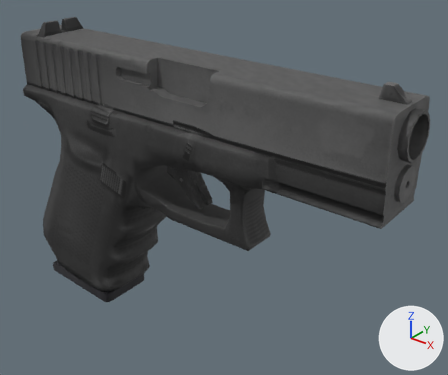
The OBJ model FPS/FPS/Assets/Weapons/pistol/pistol_000031.obj, before and after one commit.
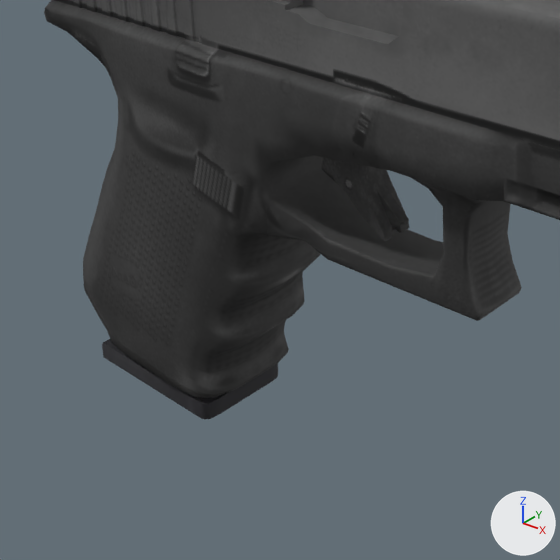
There are two pictures of each version: one whole from a 50 mm lens placed at (0.649, -0.707, 0.484), pointed at (0.026, 0.072, 0.001), one close up on the part from 0% to 65% of the width and 23% to 100% of the height. Every picture has the same lights, and +X, +Y and +Z are marked at lower right. Where no turn or scale is listed for an object, it has been applied to the vertices.
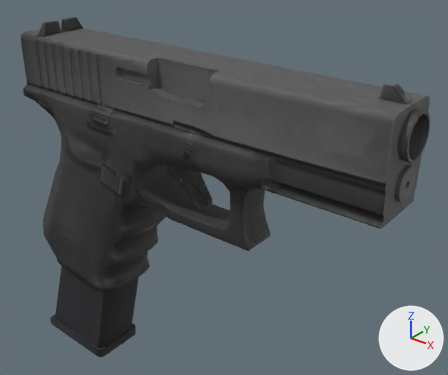
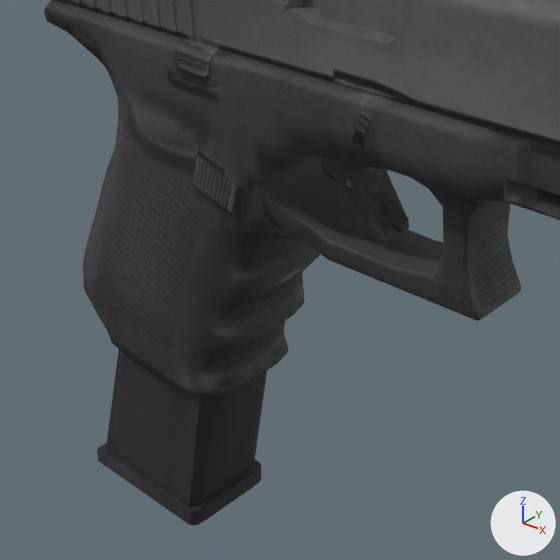
The newer file is also rescaled (x0.829), turned or shifted as a whole; pictures and numbers use the older file's frame.

Changed parts and their boxes (x1, y1, x2, y2) in the close-ups (560 x 560 px):
'Object003', mesh moved
    before: (102, 339, 278, 419)
    after: (97, 350, 267, 526)

The change in detail:
me_object003 has 114 vertices, 122 faces and spans x -0.34..-0.072, y -0.057..0.053, z -0.268..0.145.
me_object003 is used by ob_object003; location (0.0, 0.0, 0.0).
me_object003 part 1: the whole mesh is moved by (-0.041, 0.0, -0.164).
